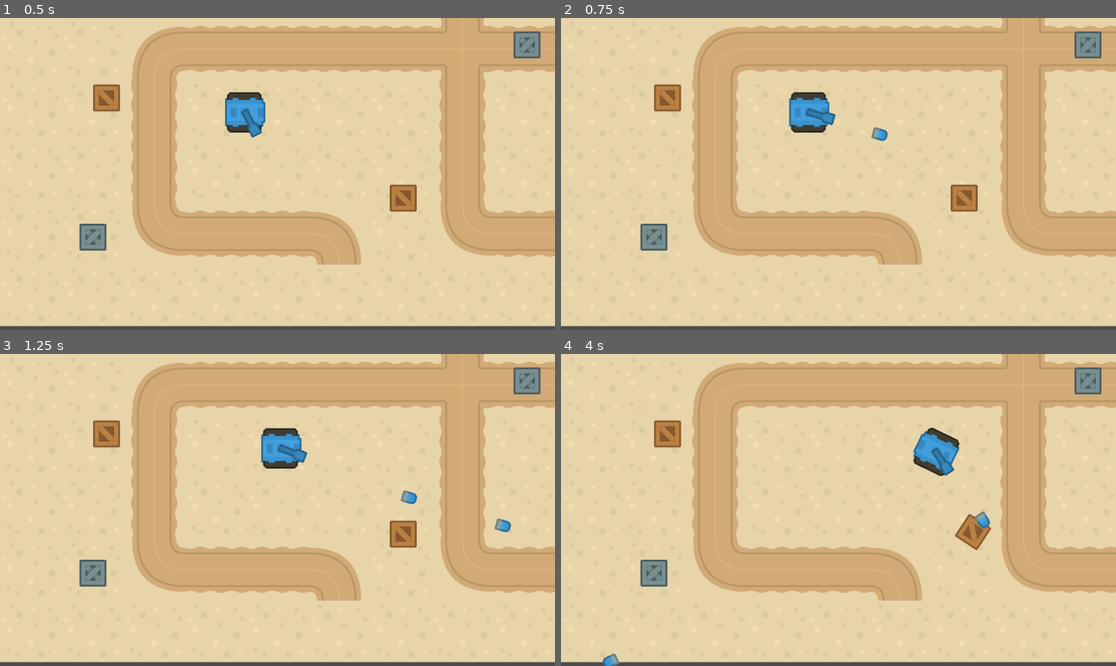
Above: before the commit, frames 1-4 (two rows, left to right).
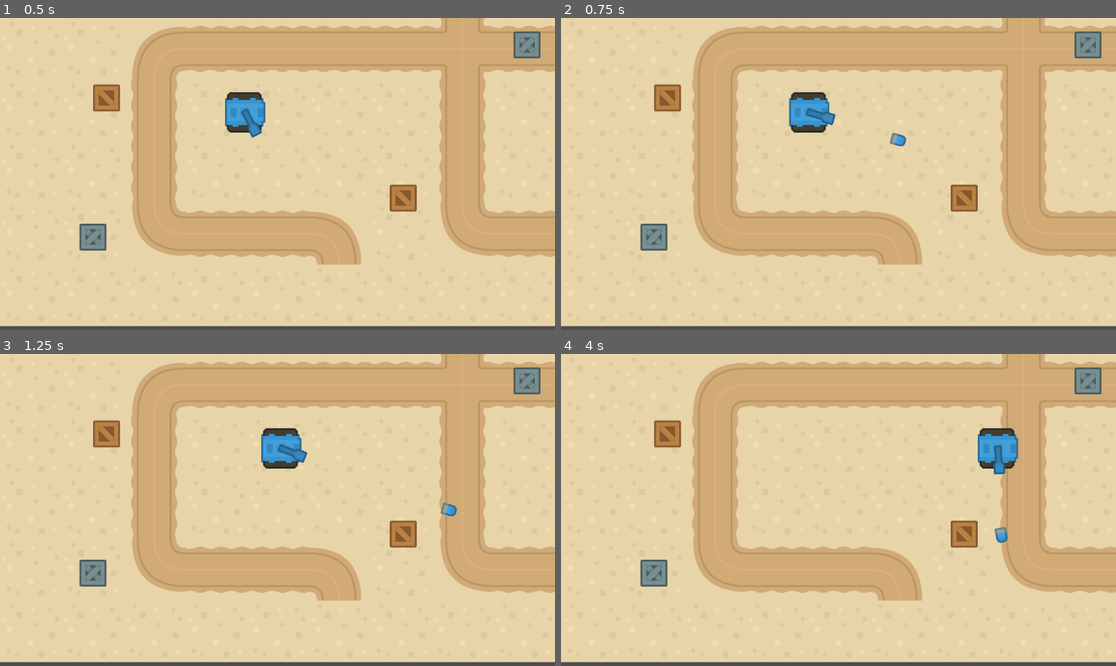
Above: after the commit, the same moments.

Repository: Alfreditann/Godot2025
Game: Godot game, scene res://main.tscn
Two runs of this game, one before a commit and one after it. Both use one fixed random seed, a clock stepped at 60 frames per second and the inputs below.
Inputs (mouse positions are in pixels of both pictures, inside the frame that each line leads up to):
- Up to frame 1 (0.5 s): no input
- Up to frame 2 (0.75 s): tap Enter (ui_accept) at 0.5 s; move the mouse to (960, 158) at 0.52 s; hold Right (ui_right) from 0.53 s (still down); hold D (move_rigth, bound only after the commit) from 0.53 s (still down)
- Up to frame 3 (1.25 s): keep holding Right (ui_right); keep holding D (move_rigth, bound only after the commit); tap Enter (ui_accept) at 0.77 s
- Up to frame 4 (4 s): move the mouse to (727, 525) at 1.27 s; release Right (ui_right) at 1.28 s; release D (move_rigth, bound only after the commit) at 1.28 s; hold Down (ui_down) 1.28-2.03 s; tap D (move_rigth, bound only after the commit) at 1.35, 2.85 s; tap Enter (ui_accept) at 1.52, 3.02, 3.77 s; move the mouse to (894, 441) at 2.02 s; hold Right (ui_right) 2.03-2.78 s; hold D (move_rigth, bound only after the commit) 2.03-2.78 s; move the mouse to (810, 572) at 2.77 s; hold Up (ui_up) 2.78-3.53 s; move the mouse to (1005, 556) at 3.52 s; hold Left (ui_left) from 3.53 s (still down); hold D (move_rigth, bound only after the commit) from 3.53 s (still down)

Frame 1 is identical in both runs. In frame 2, 0.2% of the frame differs, in the area x 55-63%, y 34-42%; in frame 3, 0.3%; in frame 4, 2.6%, in the area x 7-83%, y 23-100%.

Commit message:
kan nå ikke skyte box men treboks kan ødelegges

Diff:
--- /dev/null
+++ b/godot-2025/area_2d.gd
@@ -0,0 +1,16 @@
+extends Area2D
+
+
+# Called when the node enters the scene tree for the first time.
+func _ready() -> void:
+	pass # Replace with function body.
+
+
+# Called every frame. 'delta' is the elapsed time since the previous frame.
+func _process(delta: float) -> void:
+	pass
+
+
+func _on_area_entered(area: Area2D) -> void:
+	if area.name == "Hurtbox":
+		area.get_parent().queue_free()
--- /dev/null
+++ b/godot-2025/boks.gd
@@ -0,0 +1,13 @@
+extends StaticBody2D
+
+
+# Called when the node enters the scene tree for the first time.
+func _ready() -> void:
+	pass # Replace with function body.
+
+
+# Called every frame. 'delta' is the elapsed time since the previous frame.
+func _process(delta: float) -> void:
+	if Area2D.name == "Hurtbox":
+		hitbox.get_parent().queue_free()
+		get_parent().queue_free()
--- a/godot-2025/boks.tscn
+++ b/godot-2025/boks.tscn
@@ -1,9 +1,13 @@
-[gd_scene load_steps=3 format=3 uid="uid://bvwbd1u6knj5a"]
+[gd_scene load_steps=5 format=3 uid="uid://bvwbd1u6knj5a"]
 
 [ext_resource type="Texture2D" uid="uid://5ercd24xn6o4" path="res://tanks-simple.png" id="1_8bxtp"]
+[ext_resource type="Script" uid="uid://dk441tdadcp3d" path="res://area_2d.gd" id="2_5xqxx"]
 
 [sub_resource type="RectangleShape2D" id="RectangleShape2D_5xqxx"]
 size = Vector2(53, 54)
+
+[sub_resource type="RectangleShape2D" id="RectangleShape2D_5k3oh"]
+size = Vector2(54, 51)
 
 [node name="Boks" type="StaticBody2D"]
 
@@ -15,3 +19,13 @@
 texture = ExtResource("1_8bxtp")
 region_enabled = true
 region_rect = Rect2(15, 99, 56, 56)
+
+[node name="Area2D" type="Area2D" parent="."]
+script = ExtResource("2_5xqxx")
+
+[node name="CollisionShape2D" type="CollisionShape2D" parent="Area2D"]
+position = Vector2(-1, 0.5)
+shape = SubResource("RectangleShape2D_5k3oh")
+debug_color = Color(0.9470386, 3.657937e-06, 0.58729684, 0.41960785)
+
+[connection signal="area_entered" from="Area2D" to="Area2D" method="_on_area_entered"]
--- a/godot-2025/bullet.gd
+++ b/godot-2025/bullet.gd
@@ -2,9 +2,10 @@
 
 
 # Called when the node enters the scene tree for the first time.
-var speed = 800
+var speed = 1000
 func _ready():
   look_at(get_global_mouse_position())
 
+
 func _physics_process(delta):
   linear_velocity = Vector2.RIGHT.rotated(rotation) * speed
--- a/godot-2025/bullet.tscn
+++ b/godot-2025/bullet.tscn
@@ -6,6 +6,7 @@
 [sub_resource type="CircleShape2D" id="CircleShape2D_v8qja"]
 
 [node name="RigidBody2D" type="RigidBody2D"]
+collision_layer = 2
 script = ExtResource("1_v8qja")
 
 [node name="Sprite2D" type="Sprite2D" parent="."]
@@ -14,8 +15,8 @@
 region_enabled = true
 region_rect = Rect2(199, 27, 24, 32)
 
-[node name="Area2D" type="Area2D" parent="."]
+[node name="Hurtbox" type="Area2D" parent="."]
 
-[node name="CollisionShape2D" type="CollisionShape2D" parent="Area2D"]
+[node name="CollisionShape2D" type="CollisionShape2D" parent="Hurtbox"]
 position = Vector2(6, 0)
 shape = SubResource("CircleShape2D_v8qja")
--- /dev/null
+++ b/godot-2025/hitbox.gd
@@ -0,0 +1,18 @@
+extends Area2D
+
+
+# Called when the node enters the scene tree for the first time.
+func _ready() -> void:
+	pass # Replace with function body.
+
+
+# Called every frame. 'delta' is the elapsed time since the previous frame.
+func _process(delta: float) -> void:
+	pass
+
+
+func _on_area_entered(area: Area2D) -> void:
+	if area.name == "Hurtbox":
+
+		area.get_parent().queue_free()
+		get_parent().queue_free()
--- a/godot-2025/project.godot
+++ b/godot-2025/project.godot
@@ -15,6 +15,29 @@
 config/features=PackedStringArray("4.5", "Forward Plus")
 config/icon="res://icon.svg"
 
+[input]
+
+move_up={
+"deadzone": 0.2,
+"events": [Object(InputEventKey,"resource_local_to_scene":false,"resource_name":"","device":0,"window_id":0,"alt_pressed":false,"shift_pressed":false,"ctrl_pressed":false,"meta_pressed":false,"pressed":false,"keycode":0,"physical_keycode":87,"key_label":0,"unicode":0,"location":0,"echo":false,"script":null)
+]
+}
+move_left={
+"deadzone": 0.2,
+"events": [Object(InputEventKey,"resource_local_to_scene":false,"resource_name":"","device":-1,"window_id":0,"alt_pressed":false,"shift_pressed":false,"ctrl_pressed":false,"meta_pressed":false,"pressed":false,"keycode":0,"physical_keycode":65,"key_label":0,"unicode":97,"location":0,"echo":false,"script":null)
+]
+}
+move_rigth={
+"deadzone": 0.2,
+"events": [Object(InputEventKey,"resource_local_to_scene":false,"resource_name":"","device":-1,"window_id":0,"alt_pressed":false,"shift_pressed":false,"ctrl_pressed":false,"meta_pressed":false,"pressed":false,"keycode":0,"physical_keycode":68,"key_label":0,"unicode":100,"location":0,"echo":false,"script":null)
+]
+}
+move_down={
+"deadzone": 0.2,
+"events": [Object(InputEventKey,"resource_local_to_scene":false,"resource_name":"","device":-1,"window_id":0,"alt_pressed":false,"shift_pressed":false,"ctrl_pressed":false,"meta_pressed":false,"pressed":false,"keycode":0,"physical_keycode":83,"key_label":0,"unicode":115,"location":0,"echo":false,"script":null)
+]
+}
+
 [physics]
 
 2d/default_gravity=0.0
--- a/godot-2025/tank.gd
+++ b/godot-2025/tank.gd
@@ -4,13 +4,13 @@
 func _physics_process(delta: float) -> void:
 	var move_direction = Vector2.ZERO
 
-	if Input.is_action_pressed("ui_right"):
+	if Input.is_action_pressed("move_rigth"):
 		move_direction.x = 1
-	elif Input.is_action_pressed("ui_left"):
+	elif Input.is_action_pressed("move_left"):
 		move_direction.x = -1
-	if Input.is_action_pressed("ui_down"):
+	if Input.is_action_pressed("move_down"):
 		move_direction.y = 1
-	elif Input.is_action_pressed("ui_up"):
+	elif Input.is_action_pressed("move_up"):
 		move_direction.y = -1
 
 
--- a/godot-2025/treboks.tscn
+++ b/godot-2025/treboks.tscn
@@ -1,11 +1,15 @@
-[gd_scene load_steps=3 format=3 uid="uid://bfecuuq8yinl4"]
+[gd_scene load_steps=5 format=3 uid="uid://bfecuuq8yinl4"]
 
 [ext_resource type="Texture2D" uid="uid://5ercd24xn6o4" path="res://tanks-simple.png" id="1_esou2"]
+[ext_resource type="Script" uid="uid://e58lqtf0a1iu" path="res://hitbox.gd" id="2_iekte"]
 
 [sub_resource type="RectangleShape2D" id="RectangleShape2D_iekte"]
 size = Vector2(51, 50)
 
-[node name="RigidBody2D" type="RigidBody2D"]
+[sub_resource type="RectangleShape2D" id="RectangleShape2D_uy5t8"]
+size = Vector2(52, 48)
+
+[node name="Bevegeboks" type="RigidBody2D"]
 collision_layer = 2
 mass = 0.001
 linear_damp = 10.0
@@ -19,3 +23,12 @@
 [node name="CollisionShape2D" type="CollisionShape2D" parent="."]
 position = Vector2(0.5, 0)
 shape = SubResource("RectangleShape2D_iekte")
+
+[node name="Hitbox" type="Area2D" parent="."]
+script = ExtResource("2_iekte")
+
+[node name="CollisionShape2D" type="CollisionShape2D" parent="Hitbox"]
+shape = SubResource("RectangleShape2D_uy5t8")
+debug_color = Color(0.9660235, 0, 0.48605263, 0.41960785)
+
+[connection signal="area_entered" from="Hitbox" to="Hitbox" method="_on_area_entered"]
Not shown, added: godot-2025/area_2d.gd.uid
Not shown, added: godot-2025/boks.gd.uid
Not shown, added: godot-2025/hitbox.gd.uid
